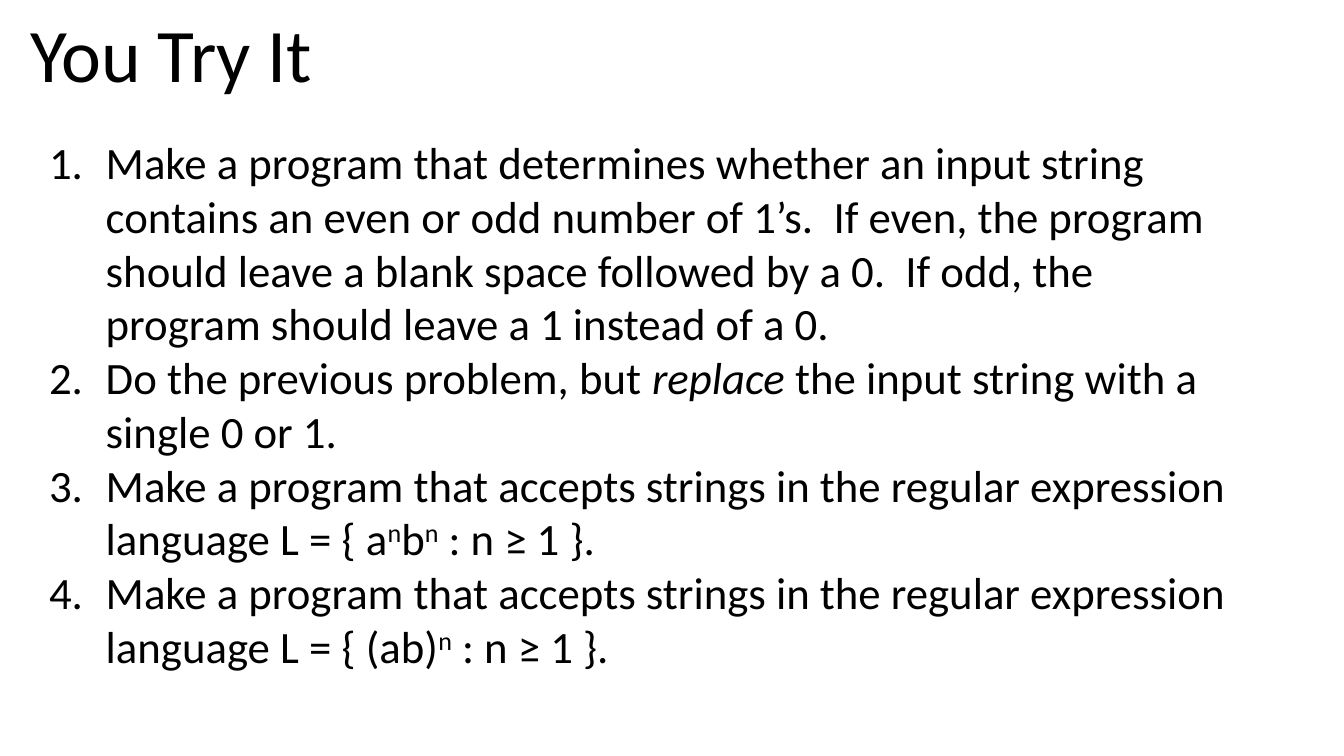
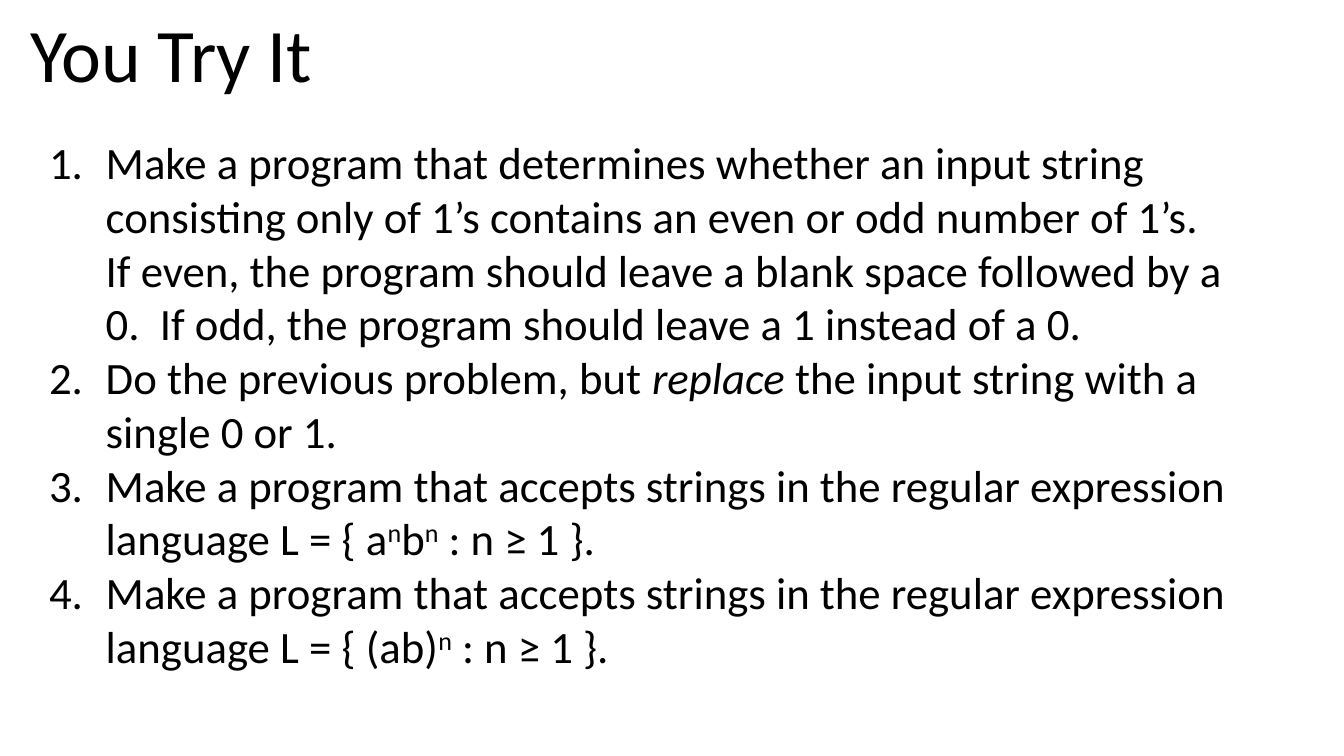
Before and after one commit to jbshep/jbshep.github.io, a slide deck: slide 52 of lectures/turing-machines.pptx. Drawn at 1344x756 pixels with LibreOffice and Linux fonts; fonts in the diff are those of the drawing. Boxes give left, top, right and bottom in pixels: in the first picture for what was removed or moved away, otherwise in the second. Text is boxed around its words. In the diff, an @@ line names an element or a change of style, - is before the commit and + after.

Commit message:
Turing lecture update

```diff
--- a/lectures/turing-machines.pptx
+++ b/lectures/turing-machines.pptx
@@ text at bbox=[106, 148, 1221, 348]: text changed @@
-1. Make a program that determines whether an input string contains an even or odd number of 1’s. If even, the program should leave a blank space followed by a 0. If odd, the program should leave a 1 instead of a 0.
+1. Make a program that determines whether an input string consisting only of 1’s contains an even or odd number of 1’s. If even, the program should leave a blank space followed by a 0. If odd, the program should leave a 1 instead of a 0.
```
